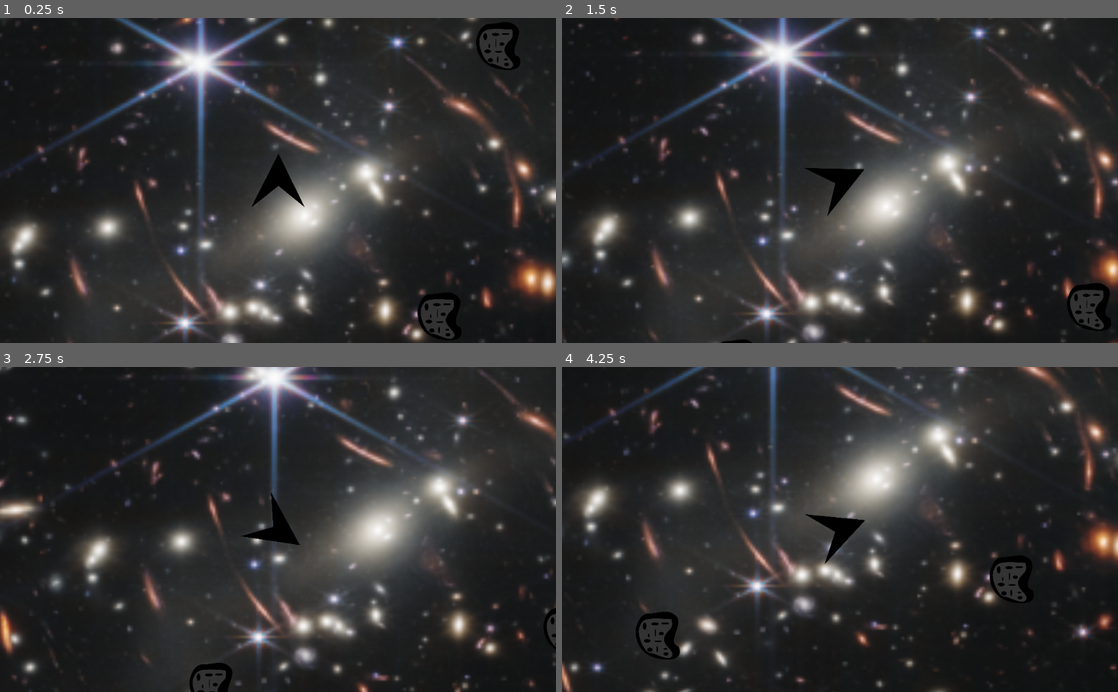
Above: before the commit, frames 1-4 (two rows, left to right).
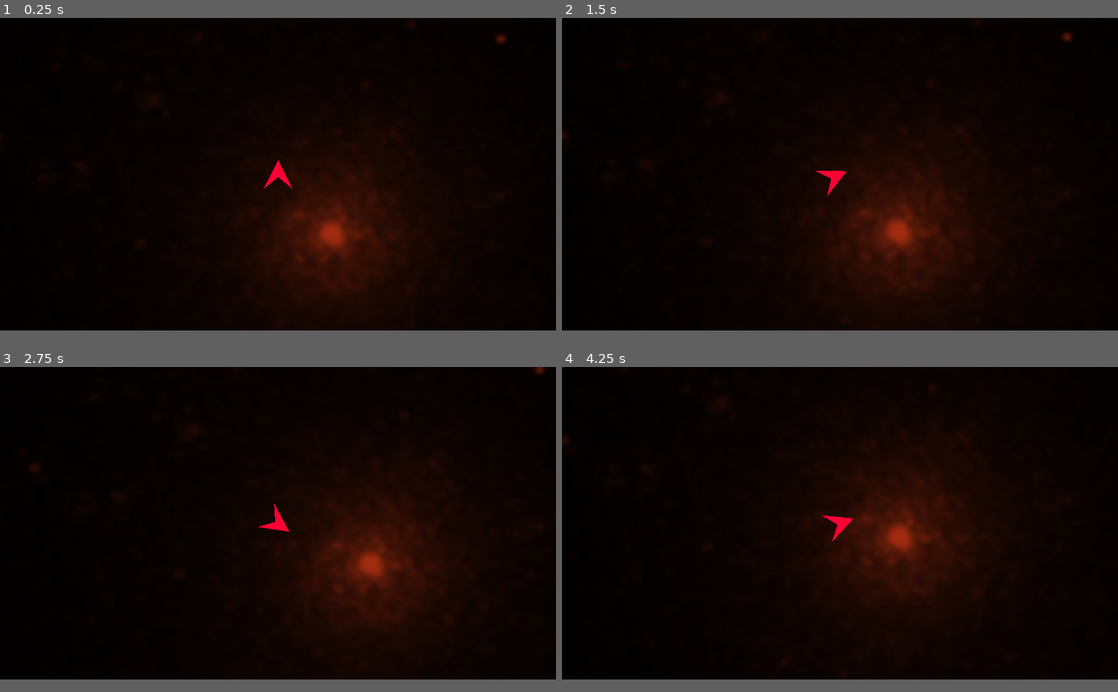
Above: after the commit, the same moments.

Repository: amitofsk/GeyserOfGalaxies
Game: Godot game, scene res://Map/Map.tscn
Same seed, same stepped clock (60 frames per second), same inputs: the game is played once before the commit and once after it. Before the commit the project has no main scene; this scene is started directly in both runs.
Inputs:
- Up to frame 1 (0.25 s): no input
- Up to frame 2 (1.5 s): hold Right (ui_right) 0.53-1.28 s; hold Down (ui_down) from 1.28 s (still down)
- Up to frame 3 (2.75 s): release Down (ui_down) at 2.03 s; hold Right (ui_right) from 2.03 s (still down)
- Up to frame 4 (4.25 s): release Right (ui_right) at 2.78 s; hold Up (ui_up) 2.78-3.53 s; hold Left (ui_left) from 3.53 s (still down)
In our replay, the window is 800x468 before the commit and 800x450 after it. These sizes can differ from the game's own. Grey fills any space a smaller window leaves; there, only what the larger window draws over its background counts as a difference.

The runs differ from the first frame. In frame 1, 86% of the frame differs, in the area x 0-100%, y 0-100%; in frame 2, 85%; in frame 3, 82%; in frame 4, 78%.

Commit message:
yee

Diff:
--- a/GeyserOfGalaxies-Game/Enemies/Asteroid.gd
+++ b/GeyserOfGalaxies-Game/Enemies/Asteroid.gd
@@ -3,17 +3,35 @@
 
 export var speed = 100
 var direction = 1
+var rand_move = 0
 
 
 # Called when the node enters the scene tree for the first time.
 func _ready():
-	pass # Replace with function body.
+	randomize() # Randomize the seed
+	# Randomizes the wait time
+	$Change_Move_Timer.wait_time = randf() * 5
+	$Movement_Timer.wait_time = randf() * 5
 
 
 # Called every frame. 'delta' is the elapsed time since the previous frame.
 func _process(delta):
-	position += Vector2((speed * direction) * delta, 0.0)
+#	position += Vector2((speed * direction) * delta, 0.0)
+	move_random(delta, rand_move)
 
 # This changes direction after timer times out
-func _on_Timer_timeout():
+func _on_Movement_Timer_timeout():
 	speed *= -1
+
+func move_random(delta, rand_move_in):
+	if rand_move_in == 0:
+		position += Vector2((speed * direction) * delta, 0.0)
+	elif rand_move_in == 1:
+		position += Vector2(0.0, (speed * direction) * delta)
+	elif rand_move_in == 2:
+		position += Vector2((speed * direction) * delta, (speed * direction) * delta)
+
+
+func _on_Change_Move_Timer_timeout():
+	rand_move = randi() % 3
+	$Change_Move_Timer.wait_time = randf() * 3
--- a/GeyserOfGalaxies-Game/Enemies/Asteroid.tscn
+++ b/GeyserOfGalaxies-Game/Enemies/Asteroid.tscn
@@ -20,8 +20,13 @@
 position = Vector2( -6, 6 )
 shape = SubResource( 1 )
 
-[node name="Timer" type="Timer" parent="."]
+[node name="Movement_Timer" type="Timer" parent="."]
 wait_time = 2.0
 autostart = true
 
-[connection signal="timeout" from="Timer" to="." method="_on_Timer_timeout"]
+[node name="Change_Move_Timer" type="Timer" parent="."]
+wait_time = 2.0
+autostart = true
+
+[connection signal="timeout" from="Movement_Timer" to="." method="_on_Movement_Timer_timeout"]
+[connection signal="timeout" from="Change_Move_Timer" to="." method="_on_Change_Move_Timer_timeout"]
--- /dev/null
+++ b/GeyserOfGalaxies-Game/Infoboxes/Infobox.tscn
@@ -0,0 +1,38 @@
+[gd_scene load_steps=4 format=2]
+
+[ext_resource path="res://Infoboxes/TitilliumWeb-Bold.ttf" type="DynamicFontData" id=1]
+
+[sub_resource type="StyleBoxFlat" id=1]
+bg_color = Color( 0.105882, 0.133333, 0.815686, 1 )
+
+[sub_resource type="DynamicFont" id=2]
+size = 50
+font_data = ExtResource( 1 )
+
+[node name="Infobox" type="Panel"]
+anchor_left = 0.5
+anchor_top = 0.5
+anchor_right = 0.5
+anchor_bottom = 0.5
+margin_left = -400.5
+margin_top = -112.0
+margin_right = 400.5
+margin_bottom = 112.0
+custom_styles/panel = SubResource( 1 )
+__meta__ = {
+"_edit_group_": true
+}
+
+[node name="IB_Text" type="Label" parent="."]
+anchor_left = 0.5
+anchor_top = 0.5
+anchor_right = 0.5
+anchor_bottom = 0.5
+margin_left = -382.5
+margin_top = -97.5
+margin_right = 382.5
+margin_bottom = 97.5
+custom_fonts/font = SubResource( 2 )
+text = "Now entering the Crab Nebula!"
+align = 1
+valign = 1
--- a/GeyserOfGalaxies-Game/Map/Map.tscn
+++ b/GeyserOfGalaxies-Game/Map/Map.tscn
@@ -1,7 +1,7 @@
 [gd_scene load_steps=4 format=2]
 
 [ext_resource path="res://Player/Player.tscn" type="PackedScene" id=1]
-[ext_resource path="res://Map/big_gal.png" type="Texture" id=2]
+[ext_resource path="res://Map/bg_universe.png" type="Texture" id=2]
 [ext_resource path="res://Enemies/Asteroid.tscn" type="PackedScene" id=3]
 
 [node name="Map" type="Node2D"]
@@ -14,52 +14,100 @@
 [node name="Player" parent="." instance=ExtResource( 1 )]
 position = Vector2( 493, 270 )
 
-[node name="Asteroids" type="Node" parent="."]
+[node name="Node" type="Node" parent="."]
 
-[node name="Asteroid" parent="Asteroids" instance=ExtResource( 3 )]
-position = Vector2( -384, -548 )
+[node name="Asteroid" parent="Node" instance=ExtResource( 3 )]
+position = Vector2( -1893, -1261 )
 
-[node name="Asteroid2" parent="Asteroids" instance=ExtResource( 3 )]
-position = Vector2( 168, -555 )
+[node name="Asteroid2" parent="Node" instance=ExtResource( 3 )]
+position = Vector2( -1693, -985 )
 
-[node name="Asteroid3" parent="Asteroids" instance=ExtResource( 3 )]
-position = Vector2( -22, -284 )
+[node name="Asteroid3" parent="Node" instance=ExtResource( 3 )]
+position = Vector2( -1522, -1280 )
 
-[node name="Asteroid4" parent="Asteroids" instance=ExtResource( 3 )]
-position = Vector2( 530, -291 )
+[node name="Asteroid4" parent="Node" instance=ExtResource( 3 )]
+position = Vector2( -1336, -990 )
 
-[node name="Asteroid5" parent="Asteroids" instance=ExtResource( 3 )]
-position = Vector2( -435, 627 )
+[node name="Asteroid5" parent="Node" instance=ExtResource( 3 )]
+position = Vector2( -1146, -1280 )
 
-[node name="Asteroid6" parent="Asteroids" instance=ExtResource( 3 )]
-position = Vector2( 117, 620 )
+[node name="Asteroid6" parent="Node" instance=ExtResource( 3 )]
+position = Vector2( -946, -1004 )
 
-[node name="Asteroid7" parent="Asteroids" instance=ExtResource( 3 )]
-position = Vector2( -73, 891 )
+[node name="Asteroid7" parent="Node" instance=ExtResource( 3 )]
+position = Vector2( -775, -1299 )
 
-[node name="Asteroid8" parent="Asteroids" instance=ExtResource( 3 )]
-position = Vector2( 479, 884 )
+[node name="Asteroid8" parent="Node" instance=ExtResource( 3 )]
+position = Vector2( -589, -1009 )
 
-[node name="Asteroid9" parent="Asteroids" instance=ExtResource( 3 )]
-position = Vector2( 543, -576 )
+[node name="Asteroid9" parent="Node" instance=ExtResource( 3 )]
+position = Vector2( 2003, -814 )
 
-[node name="Asteroid10" parent="Asteroids" instance=ExtResource( 3 )]
-position = Vector2( 1095, -583 )
+[node name="Asteroid10" parent="Node" instance=ExtResource( 3 )]
+position = Vector2( 2203, -538 )
 
-[node name="Asteroid11" parent="Asteroids" instance=ExtResource( 3 )]
-position = Vector2( 905, -312 )
+[node name="Asteroid11" parent="Node" instance=ExtResource( 3 )]
+position = Vector2( 2374, -833 )
 
-[node name="Asteroid12" parent="Asteroids" instance=ExtResource( 3 )]
-position = Vector2( 1457, -319 )
+[node name="Asteroid12" parent="Node" instance=ExtResource( 3 )]
+position = Vector2( 2560, -543 )
 
-[node name="Asteroid13" parent="Asteroids" instance=ExtResource( 3 )]
-position = Vector2( 877, 17 )
+[node name="Asteroid13" parent="Node" instance=ExtResource( 3 )]
+position = Vector2( 2750, -833 )
 
-[node name="Asteroid14" parent="Asteroids" instance=ExtResource( 3 )]
-position = Vector2( 1273, 267 )
+[node name="Asteroid14" parent="Node" instance=ExtResource( 3 )]
+position = Vector2( 2950, -557 )
 
-[node name="Asteroid15" parent="Asteroids" instance=ExtResource( 3 )]
-position = Vector2( 769, 516 )
+[node name="Asteroid15" parent="Node" instance=ExtResource( 3 )]
+position = Vector2( 3121, -852 )
 
-[node name="Asteroid16" parent="Asteroids" instance=ExtResource( 3 )]
-position = Vector2( 1349, 919 )
+[node name="Asteroid16" parent="Node" instance=ExtResource( 3 )]
+position = Vector2( 3307, -562 )
+
+[node name="Asteroid17" parent="Node" instance=ExtResource( 3 )]
+position = Vector2( -2261, 1172 )
+
+[node name="Asteroid18" parent="Node" instance=ExtResource( 3 )]
+position = Vector2( -2061, 1448 )
+
+[node name="Asteroid19" parent="Node" instance=ExtResource( 3 )]
+position = Vector2( -1890, 1153 )
+
+[node name="Asteroid20" parent="Node" instance=ExtResource( 3 )]
+position = Vector2( -1704, 1443 )
+
+[node name="Asteroid21" parent="Node" instance=ExtResource( 3 )]
+position = Vector2( -1514, 1153 )
+
+[node name="Asteroid22" parent="Node" instance=ExtResource( 3 )]
+position = Vector2( -1314, 1429 )
+
+[node name="Asteroid23" parent="Node" instance=ExtResource( 3 )]
+position = Vector2( -1143, 1134 )
+
+[node name="Asteroid24" parent="Node" instance=ExtResource( 3 )]
+position = Vector2( -957, 1424 )
+
+[node name="Asteroid25" parent="Node" instance=ExtResource( 3 )]
+position = Vector2( 2386, 1495 )
+
+[node name="Asteroid26" parent="Node" instance=ExtResource( 3 )]
+position = Vector2( 2586, 1771 )
+
+[node name="Asteroid27" parent="Node" instance=ExtResource( 3 )]
+position = Vector2( 2757, 1476 )
+
+[node name="Asteroid28" parent="Node" instance=ExtResource( 3 )]
+position = Vector2( 2943, 1766 )
+
+[node name="Asteroid29" parent="Node" instance=ExtResource( 3 )]
+position = Vector2( 3133, 1476 )
+
+[node name="Asteroid30" parent="Node" instance=ExtResource( 3 )]
+position = Vector2( 3333, 1752 )
+
+[node name="Asteroid31" parent="Node" instance=ExtResource( 3 )]
+position = Vector2( 3504, 1457 )
+
+[node name="Asteroid32" parent="Node" instance=ExtResource( 3 )]
+position = Vector2( 3690, 1747 )
--- /dev/null
+++ b/GeyserOfGalaxies-Game/Player/Missile.gd
@@ -0,0 +1,20 @@
+extends Area2D
+
+
+var speed = 500
+
+
+
+
+# Called when the node enters the scene tree for the first time.
+func _ready():
+	pass # Replace with function body.
+
+
+# Called every frame. 'delta' is the elapsed time since the previous frame.
+func _process(delta):
+	position += Vector2(speed * delta, 0.0)
+
+
+func _on_Timer_timeout():
+	queue_free()
--- /dev/null
+++ b/GeyserOfGalaxies-Game/Player/Missile.tscn
@@ -0,0 +1,23 @@
+[gd_scene load_steps=4 format=2]
+
+[ext_resource path="res://Player/player_red.png" type="Texture" id=1]
+[ext_resource path="res://Player/Missile.gd" type="Script" id=2]
+
+[sub_resource type="CapsuleShape2D" id=1]
+radius = 3.0
+height = 18.0
+
+[node name="Missile" type="Area2D"]
+script = ExtResource( 2 )
+
+[node name="CollisionShape2D" type="CollisionShape2D" parent="."]
+shape = SubResource( 1 )
+
+[node name="Sprite" type="Sprite" parent="."]
+scale = Vector2( 0.025, 0.05 )
+texture = ExtResource( 1 )
+
+[node name="Timer" type="Timer" parent="."]
+one_shot = true
+
+[connection signal="timeout" from="Timer" to="." method="_on_Timer_timeout"]
--- a/GeyserOfGalaxies-Game/Player/Player.gd
+++ b/GeyserOfGalaxies-Game/Player/Player.gd
@@ -5,13 +5,14 @@
 
 export (int) var speed = 200
 export (float) var rotation_speed = 1.5
+var can_shoot = true
 
 var velocity = Vector2()
 var rotation_dir = 0
 
 func get_input():
 	rotation_dir = 0
-	velocity = Vector2()
+	velocity = Vector2(0,0)
 	if Input.is_action_pressed("ui_right"):
 		rotation_dir += 1
 	if Input.is_action_pressed("ui_left"):
@@ -21,6 +22,7 @@
 	if Input.is_action_pressed("ui_down"):
 		velocity = Vector2(0, speed).rotated(rotation)
 
+
 func _physics_process(delta):
 	get_input()
 	rotation += rotation_dir * rotation_speed * delta
--- a/GeyserOfGalaxies-Game/Player/Player.tscn
+++ b/GeyserOfGalaxies-Game/Player/Player.tscn
@@ -1,7 +1,7 @@
 [gd_scene load_steps=4 format=2]
 
 [ext_resource path="res://Player/Player.gd" type="Script" id=1]
-[ext_resource path="res://Player/player.png" type="Texture" id=2]
+[ext_resource path="res://Player/player_red.png" type="Texture" id=2]
 
 [sub_resource type="CircleShape2D" id=1]
 radius = 27.4591
@@ -22,3 +22,5 @@
 
 [node name="Camera" type="Camera2D" parent="."]
 current = true
+zoom = Vector2( 1.5, 1.5 )
+smoothing_enabled = true
--- a/GeyserOfGalaxies-Game/project.godot
+++ b/GeyserOfGalaxies-Game/project.godot
@@ -11,7 +11,15 @@
 [application]
 
 config/name="GeyserOfGalaxies-Game"
+run/main_scene="res://Map/Map.tscn"
 config/icon="res://icon.png"
+
+[display]
+
+window/size/width=1280
+window/size/height=720
+window/stretch/mode="2d"
+window/stretch/aspect="keep"
 
 [gui]
 
Binary file added: GeyserOfGalaxies-Game/Infoboxes/TitilliumWeb-Bold.ttf
Binary file added: GeyserOfGalaxies-Game/Map/bg_universe.png
Not shown, added: GeyserOfGalaxies-Game/Map/bg_universe.png.import
Binary file added: GeyserOfGalaxies-Game/Player/player_red.png
Not shown, added: GeyserOfGalaxies-Game/Player/player_red.png.import
